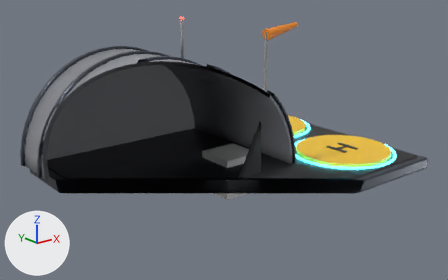
The FBX model art/export/fbx/DroneStation.fbx as it was, and as the next commit left it.
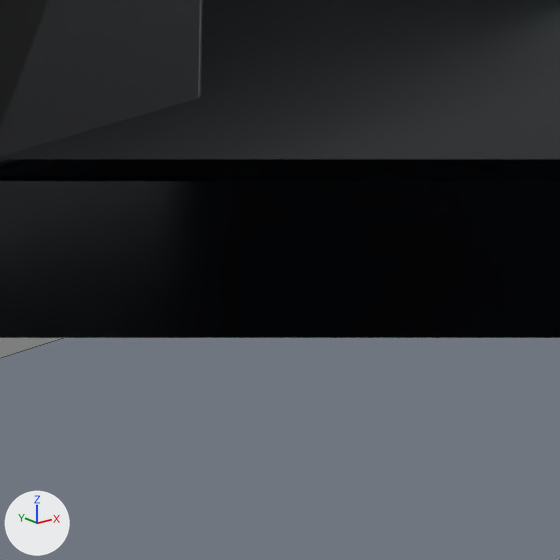
Each version appears first whole from a 50 mm camera at (-9.29, -11.36, 5.39) aimed at (-0.14, 0.07, 0.82), and next in a close-up on the part from 54% to 65% of the width and 59% to 76% of the height. The lights are fixed; the arrows at lower left show +X, +Y and +Z. The first two pictures are the older version. The close-ups show mesh edges as thin lines. Everything nearer to the camera than a plane just in front of the edit is cut away. Where no turn or scale is listed for an object, it has been applied to the vertices.

The first close-up shows 'Body__Black.022', 'Body__MetalDark.036', 'Origin__Pivot.050'.
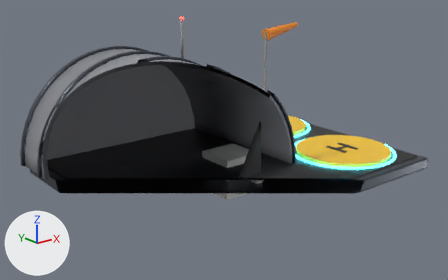
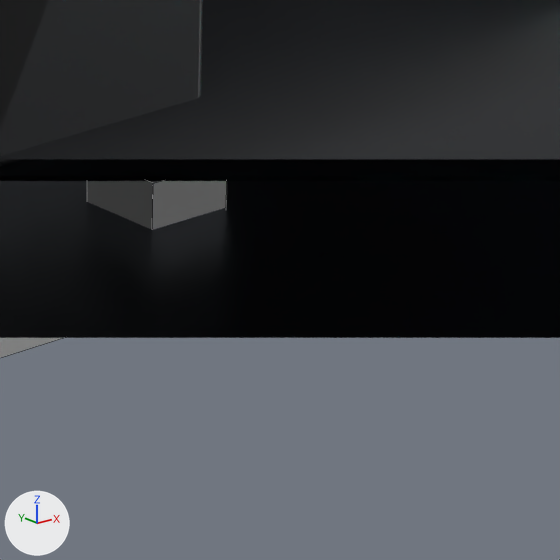
What differs and where, as boxes [x1, y1, x2, y2] in the close-ups (560 x 560 px):
'Origin__AxisZ', added: after [87, 181, 227, 230]

What changed in the scene script:
```text
Add me_origin__axisz:
    me_origin__axisz.from_pydata(...)  # a box spanning x -0.1..0.1, y -0.1..0.1, z -0.1..0.1
Add ob_origin__axisz:
    ob_origin__axisz = bpy.data.objects.new('Origin__AxisZ', me_origin__axisz)
    ob_origin__axisz.location = (0.0, -1.0, 0.0)
```
